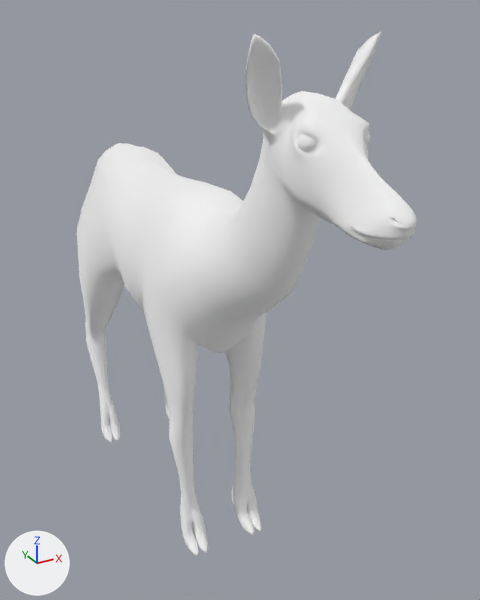
The glTF model apps/client/src/props/art-study/source-natural-deer/natural-deer-source.glb, before and after one commit.
Before and after are seen from a 50 mm lens placed at (-0.721, -1.533, 1.489), pointed at (0.098, -0.044, 0.745). The lights are fixed; the arrows at lower left show +X, +Y and +Z. The older version comes first. Where no turn or scale is listed for an object, it has been applied to the vertices. Vertices at exactly the same position are counted once.

The scene before the commit, as lines of its bpy script (objects in view):
```python
me_cylinder_003 = bpy.data.meshes.new('Cylinder.003')
me_cylinder_003.from_pydata(...)  # 2425 vertices, 4784 faces; spans x -0.19..0.19, y -1.02..0.55, z -0.01..1.44
# faces by material slot: [3104, 1600, 80]
me_cylinder_003.materials.append(mat_body)  # white #ffffff
me_cylinder_003.materials.append(mat_head)  # white #ffffff
me_cylinder_003.materials.append(mat_eye)  # white #ffffff
ob_natural_deer_source_runtime_mesh = bpy.data.objects.new('natural-deer-source runtime mesh', me_cylinder_003)
ob_natural_deer_source_runtime_mesh.location = (0.0, 0.238, 0.008)
```
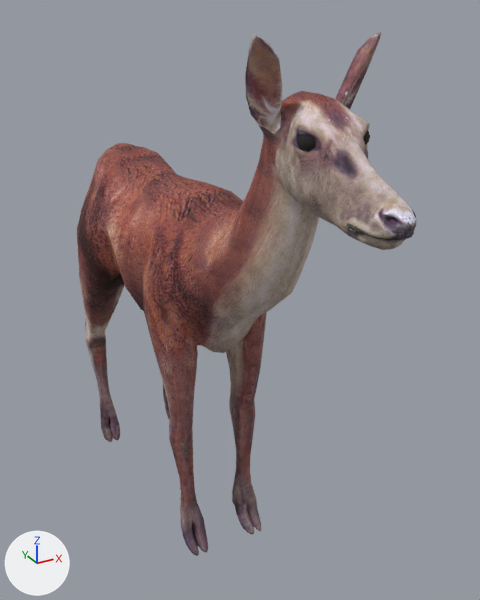
Boxes (x1, y1, x2, y2) around the edits, measured in the pictures (480 x 600 px):
part 1 of me_cylinder_003, recoloured (white to brown): (77, 135, 320, 556) in both
part 2 of me_cylinder_003, recoloured (darker): (245, 32, 416, 250) in both
part 3 of me_cylinder_003, recoloured (white to black): (297, 130, 370, 152) in both

The change in detail:
Picture 'doe-body' (img_doe_body) is new.
Picture 'doe-head' (img_doe_head) is new.
Material 'deer body albedo' (mat_deer_body_albedo) is new.
Its texture is img_doe_body.
Its roughness is 0.9.
Material 'deer eye albedo' (mat_deer_eye_albedo) is new.
Its base color is (0.015, 0.012, 0.01) (black #211d19).
Its roughness is 0.9.
Material 'deer head albedo' (mat_deer_head_albedo) is new.
Its texture is img_doe_head.
Its roughness is 0.9.
me_cylinder_003 has 2425 vertices, 4784 faces and spans x -0.19..0.19, y -1.02..0.55, z -0.01..1.44.
me_cylinder_003 is used by ob_natural_deer_source_runtime_mesh; location (0.0, 0.238, 0.008).
me_cylinder_003 part 1: all 3104 faces that had it switch from mat_body (white #ffffff) to mat_deer_body_albedo (picture img_doe_body).
me_cylinder_003 part 2: all 1600 faces that had it switch from mat_head (white #ffffff) to mat_deer_head_albedo (picture img_doe_head).
me_cylinder_003 part 3: all 80 faces that had it switch from mat_eye (white #ffffff) to mat_deer_eye_albedo (black #211d19).
